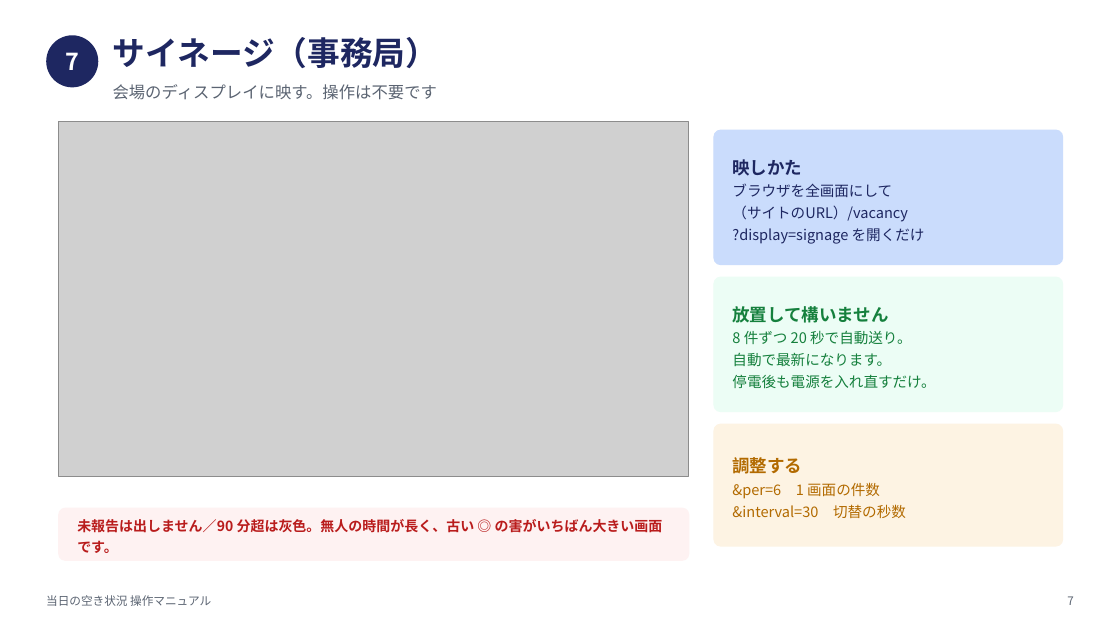
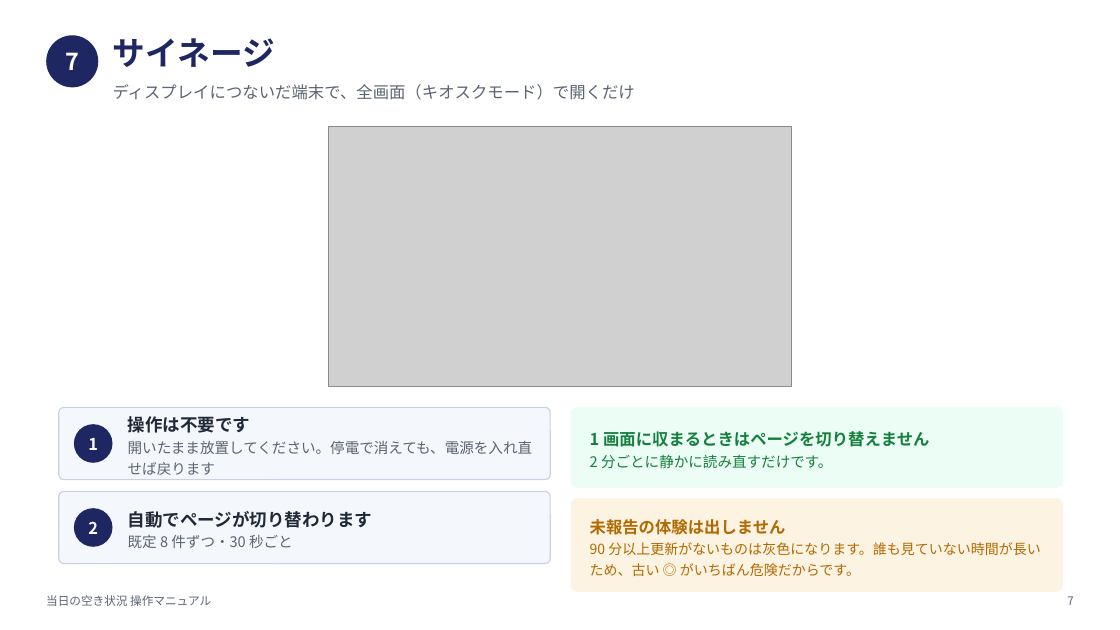
Before and after one commit to nisplus/reserve, a slide deck: slide 8 of docs/manual-vacancy.pptx. Drawn at 1120x630 pixels with LibreOffice and Linux fonts; fonts in the diff are those of the drawing; grey boxes stand for pictures. Boxes give left, top, right and bottom in pixels: in the first picture for what was removed or moved away, otherwise in the second. Text is boxed around its words. In the diff, an @@ line names an element or a change of style, - is before the commit and + after.

```diff
--- a/docs/manual-vacancy.pptx
+++ b/docs/manual-vacancy.pptx
@@ text at box(113, 38, 275, 67): text changed @@
-サイネージ（事務局）
+サイネージ
@@ text at box(113, 84, 635, 100): text changed @@
-会場のディスプレイに映す。操作は不要です
+ディスプレイにつないだ端末で、全画面（キオスクモード）で開くだけ
@@ picture: place and size @@
-picture at box(59, 122, 689, 476)
+picture at box(329, 126, 791, 386)
@@ text removed at box(732, 159, 925, 244) @@
-映しかた
-ブラウザを全画面にして
-（サイトのURL）/vacancy
-?display=signage を開くだけ
@@ rounded rectangle removed at box(714, 277, 1063, 412) @@
@@ rounded rectangle: place and size @@
-rounded rectangle at box(714, 130, 1063, 265)
+rounded rectangle at box(59, 408, 550, 480)
@@ rounded rectangle at box(59, 408, 550, 480): fill #CADCFC to #F4F7FC; outline #CADCFC 1 pt to #C7D2E4 1 pt; proportions changed @@
@@ text at box(128, 416, 532, 475): text changed; text colour #15803D to #5B6472 @@
-放置して構いません
-8 件ずつ 20 秒で自動送り。
-自動で最新になります。
-停電後も電源を入れ直すだけ。
+操作は不要です
+開いたまま放置してください。停電で消えても、電源を入れ直せば戻ります
@@ rounded rectangle added at box(571, 408, 1063, 487), fill #ECFDF5, outline #ECFDF5 1 pt @@
@@ ellipse added at box(74, 424, 113, 463), fill #1E2761 @@
@@ text added at box(88, 438, 98, 450), 14 pt, text #FFFFFF, bold @@
+1
@@ text added at box(590, 431, 929, 468), 14 pt, text #15803D, bold @@
+1 画面に収まるときはページを切り替えません
+2 分ごとに静かに読み直すだけです。
@@ text removed at box(732, 457, 906, 518) @@
-調整する
-&per=6 1 画面の件数
-&interval=30 切替の秒数
@@ rounded rectangle: place and size @@
-rounded rectangle at box(714, 424, 1063, 546)
+rounded rectangle at box(59, 492, 550, 564)
@@ rounded rectangle at box(59, 492, 550, 564): fill #FDF3E3 to #F4F7FC; outline #FDF3E3 1 pt to #C7D2E4 1 pt; proportions changed @@
@@ rounded rectangle removed at box(59, 508, 689, 560) @@
@@ ellipse added at box(74, 508, 113, 547), fill #1E2761 @@
@@ rounded rectangle added at box(571, 499, 1063, 592), fill #FDF3E3, outline #FDF3E3 1 pt @@
@@ text added at box(88, 521, 98, 534), 14 pt, text #FFFFFF, bold @@
+2
@@ text at box(128, 511, 373, 548): text changed; size 12 to 15 pt; text colour #B91C1C to #1F2937 @@
-未報告は出しません／90 分超は灰色。無人の時間が長く、古い ◎ の害がいちばん大きい画面です。
+自動でページが切り替わります
+既定 8 件ずつ・30 秒ごと
@@ text added at box(590, 519, 1041, 576), 12 pt, text #B26A00 @@
+未報告の体験は出しません
+90 分以上更新がないものは灰色になります。誰も見ていない時間が長いため、古い ◎ がいちばん危険だからです。
```
Also in this commit, not shown: 8 other slides changed, 6 slides added, 1 slide removed, 9 other files.
